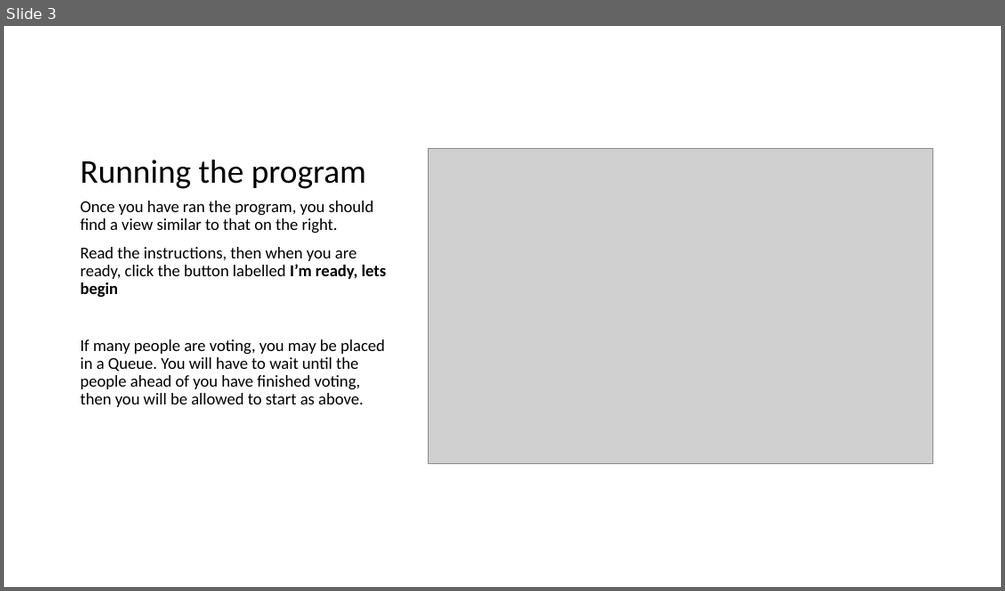
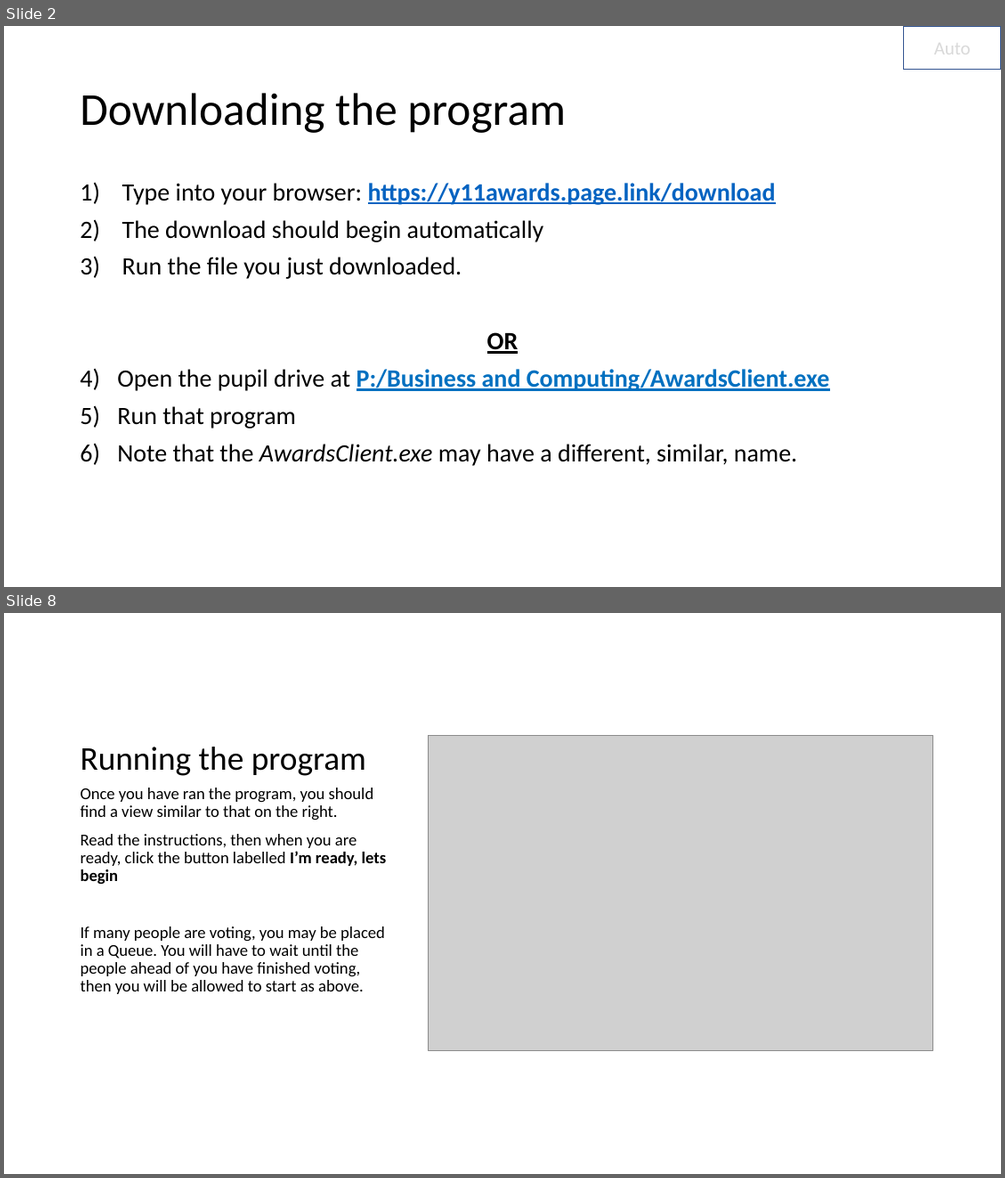
Before and after one commit to TheGrandCoding/awardsserver, a slide deck: TestPPT.pptx. Shown one above the other, each under a label of ours: slide 3 before the commit, slides 2 and 8 after it; the slides between them are not shown. The pictures are 1005x591 and 1005x1178 pixels, drawn with LibreOffice and Linux fonts; fonts in the diff are those of the drawing; grey boxes stand for pictures. Boxes give left, top, right and bottom in pixels: in the first picture for what was removed or moved away, otherwise in the second. Text is boxed around its words. In the diff, an @@ line names an element or a change of style, - is before the commit and + after.

Commit message:
Swap hypens for colons
Close #56
Also, updated powerpoint to have both a manual and automatic way to advance to next slide.

```diff
--- a/TestPPT.pptx
+++ b/TestPPT.pptx
@@ slide 2 added at [4, 26, 1001, 587], background #FFFFFF @@
@@ rectangle added at [904, 26, 1001, 70], outline #325491 1 pt, 18 pt, text #D9D9D9 @@
+Auto
@@ title added at [80, 93, 566, 133], 44 pt, text #000000 @@
+Downloading the program
@@ text added at [117, 183, 830, 466], 24 pt, text #000000 @@
+1) Type into your browser: https://y11awards.page.link/download
+2) The download should begin automatically
+3) Run the file you just downloaded.
+OR
+1) Open the pupil drive at P:/Business and Computing/AwardsClient.exe
+2) Run that program
+3) Note that the AwardsClient.exe may have a different, similar, name.
@@ what was slide 3 is now slide 8 @@
```
Also in this commit, not shown: 2 slides changed, 4 other slides added, 1 other file.
